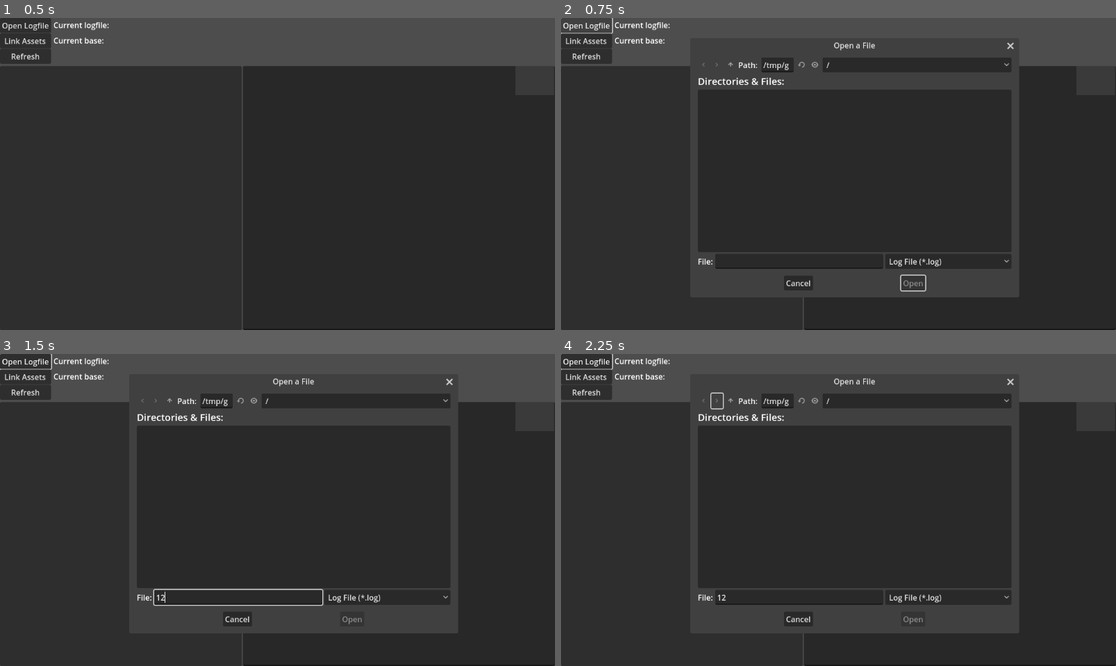
Above: before the commit, frames 1-4 (two rows, left to right).
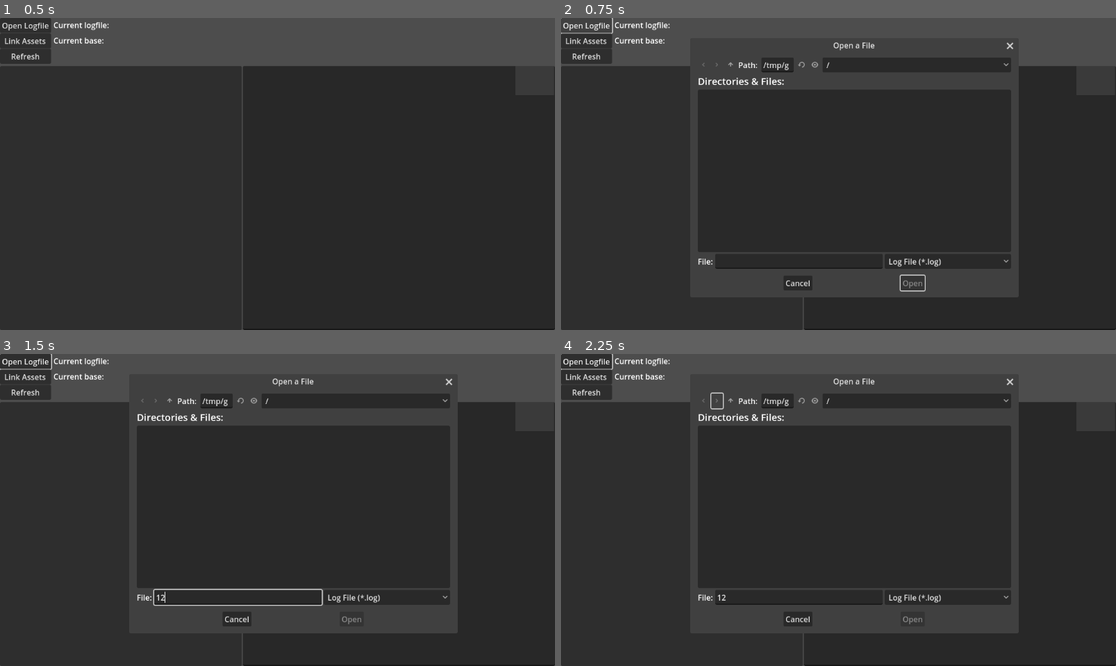
Above: after the commit, the same moments.

Repository: Crystalwarrior/AO2-LogReader
Game: Godot game, scene res://main_window.tscn
Same seed, same stepped clock (60 frames per second), same inputs: the game is played once before the commit and once after it.
Inputs (mouse positions are in pixels of both pictures, inside the frame that each line leads up to):
- Up to frame 1 (0.5 s): no input
- Up to frame 2 (0.75 s): click "Open Logfile" at 0.5 s
- Up to frame 3 (1.5 s): click (238, 597) at 1.27 s; type "12" at 1.35 s
- Up to frame 4 (2.25 s): click (716, 400) at 2 s

Frame 1 is identical in both runs. In frame 2, 0.3% of the frame differs, in the area x 40-82%, y 7-88%; in frame 3, 0.3%; in frame 4, 0.3%.

Commit message:
Adjust anchors for better vertical scaling

Diff:
--- a/main_window.tscn
+++ b/main_window.tscn
@@ -76,11 +76,11 @@
 [node name="LogView" type="TextEdit" parent="."]
 layout_mode = 1
 anchors_preset = -1
-anchor_left = 0.444444
-anchor_top = 0.154321
+anchor_left = 0.437
 anchor_right = 1.0
 anchor_bottom = 1.0
-offset_left = -8.0
+offset_left = 0.575989
+offset_top = 100.0
 grow_horizontal = 0
 grow_vertical = 2
 theme_override_colors/font_readonly_color = Color(1, 1, 1, 1)
@@ -93,9 +93,9 @@
 [node name="PanelContainer" type="PanelContainer" parent="."]
 layout_mode = 1
 anchors_preset = -1
-anchor_top = 0.154321
 anchor_right = 0.434896
 anchor_bottom = 1.0
+offset_top = 100.0
 offset_right = 1.0
 grow_vertical = 2
 metadata/_edit_use_anchors_ = true
